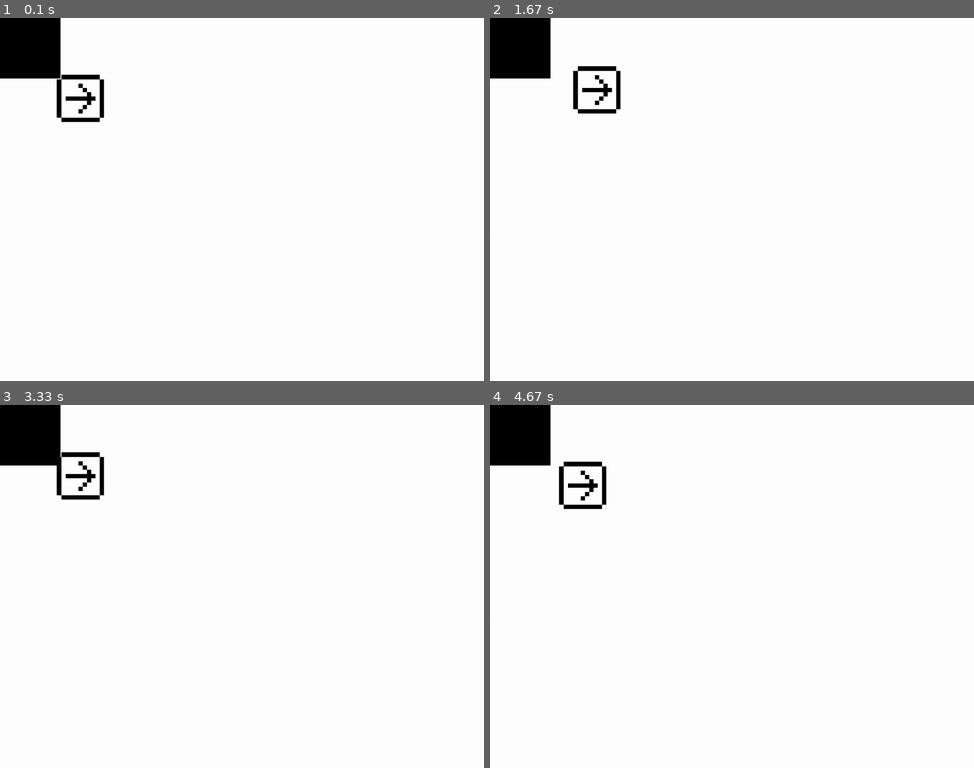
Above: before the commit, frames 1-4 (two rows, left to right).
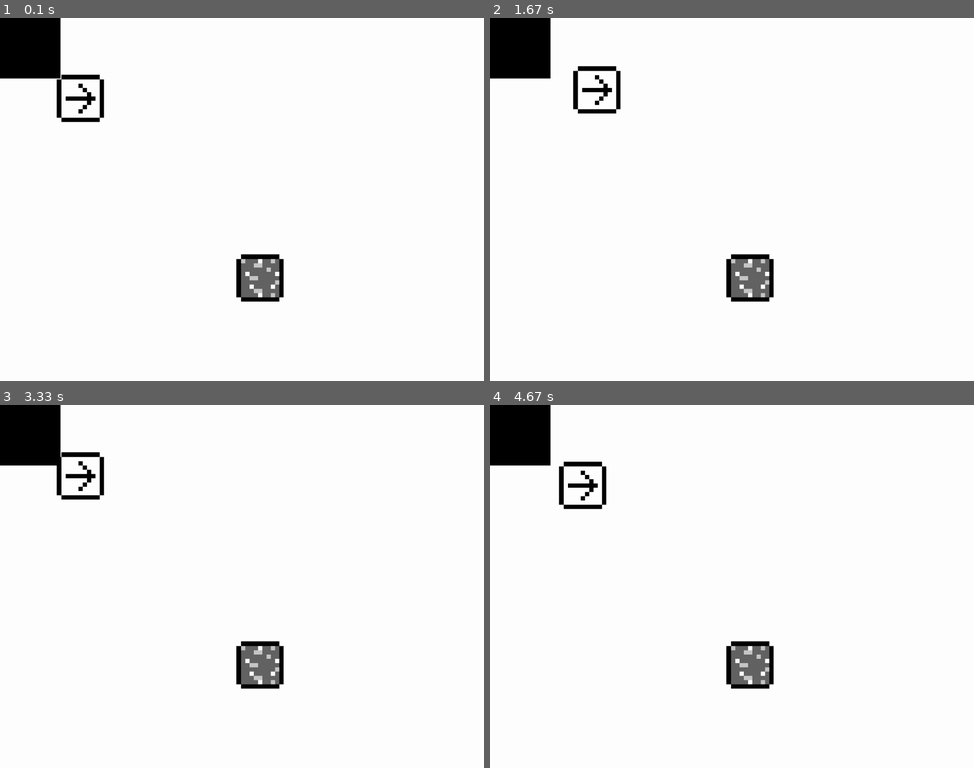
Above: after the commit, the same moments.

Repository: tydaeus/pygame-experimentation
Game: pygame game, started from experimentation.py
Same seed, same stepped clock (60 frames per second), same inputs: the game is played once before the commit and once after it.
Inputs:
- Up to frame 1 (0.1 s): no input
- Up to frame 2 (1.67 s): hold Right 0.33-0.8 s; hold Up 0.83-1.13 s; hold Right 1.17-1.63 s
- Up to frame 3 (3.33 s): hold Left 1.67-2.2 s; hold Down 2.23-2.53 s; hold Left 2.57-2.97 s; hold Up from 3 s (still down)
- Up to frame 4 (4.67 s): release Up at 3.37 s; hold Right 3.4-4.03 s; hold Down 4.07-4.43 s; hold Left from 4.47 s (still down)

The runs differ from the first frame. In frame 1, 1.2% of the frame differs, in the area x 48-59%, y 65-79%; in frame 2, 1.2%; in frame 3, 1.2%; in frame 4, 1.2%.

Commit message:
add a separate sprite

Diff:
--- a/sprites.py
+++ b/sprites.py
@@ -10,21 +10,11 @@
         self.rect = pygame.Rect(0, 0, 0, 0)
         self._pxsize = 100, 100
         self._current_message = 0
+        self.update_strategy = None
 
     def update(self):
-        vector = [0, 0]
-
-        if self._current_message.move_north:
-            vector[1] += -1
-        if self._current_message.move_east:
-            vector[0] += 1
-        if self._current_message.move_south:
-            vector[1] += 1
-        if self._current_message.move_west:
-            vector[0] += -1
-
-        if vector != [0, 0]:
-            self.rect.move_ip(vector[0], vector[1])
+        if callable(self.update_strategy):
+            self.update_strategy(self)
 
     def set_image_identifier(self, identifier):
         if self._image_identifier != identifier:
@@ -41,13 +31,35 @@
         self._current_message = message
 
 
-
 def init():
     global all_sprites
     all_sprites = pygame.sprite.Group()
 
-    testSprite = _TestSprite(all_sprites)
-    testSprite.set_image_identifier('test')
-    testSprite.rect.topleft = 120, 120
+    # set up player
+    playerSprite = _TestSprite(all_sprites)
+    playerSprite.set_image_identifier('test')
+    playerSprite.rect.topleft = 120, 120
 
-    input.add_subscriber(testSprite.input)
+    def _playerupdate(self):
+        vector = [0, 0]
+
+        if self._current_message.move_north:
+            vector[1] += -1
+        if self._current_message.move_east:
+            vector[0] += 1
+        if self._current_message.move_south:
+            vector[1] += 1
+        if self._current_message.move_west:
+            vector[0] += -1
+
+        if vector != [0, 0]:
+            self.rect.move_ip(vector[0], vector[1])
+
+    playerSprite.update_strategy = _playerupdate
+
+    input.add_subscriber(lambda message: playerSprite.input(message))
+
+    # set up block
+    blockSprite = _TestSprite(all_sprites)
+    blockSprite.set_image_identifier('block')
+    blockSprite.rect.topleft = 500, 500
